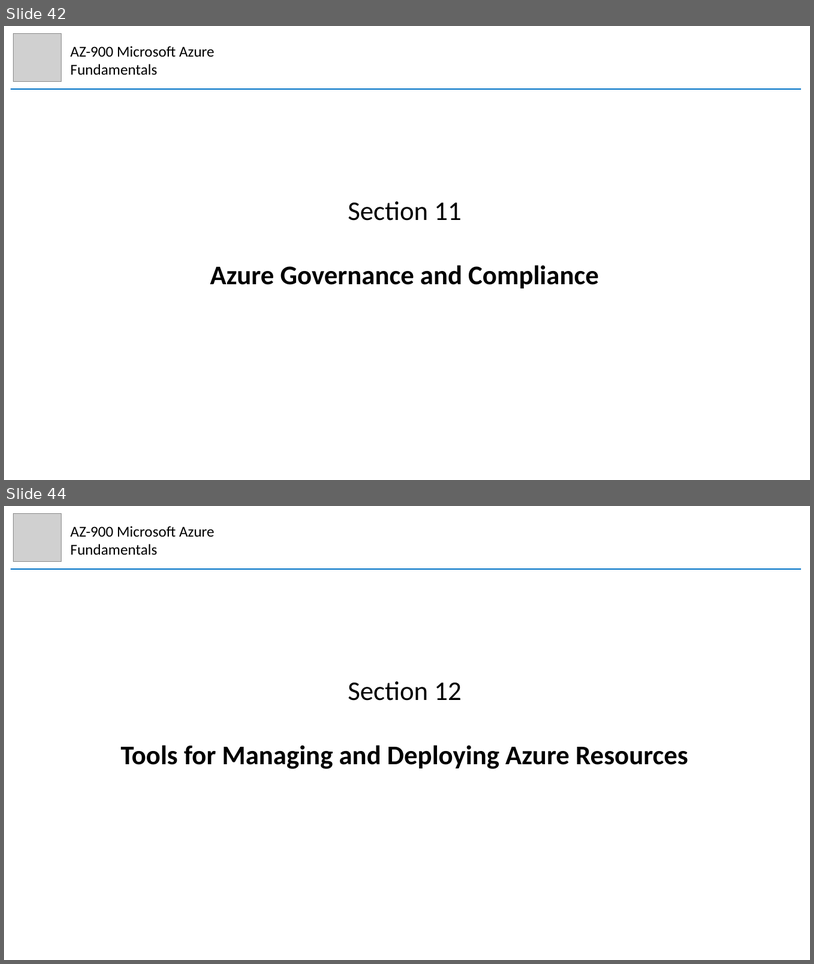
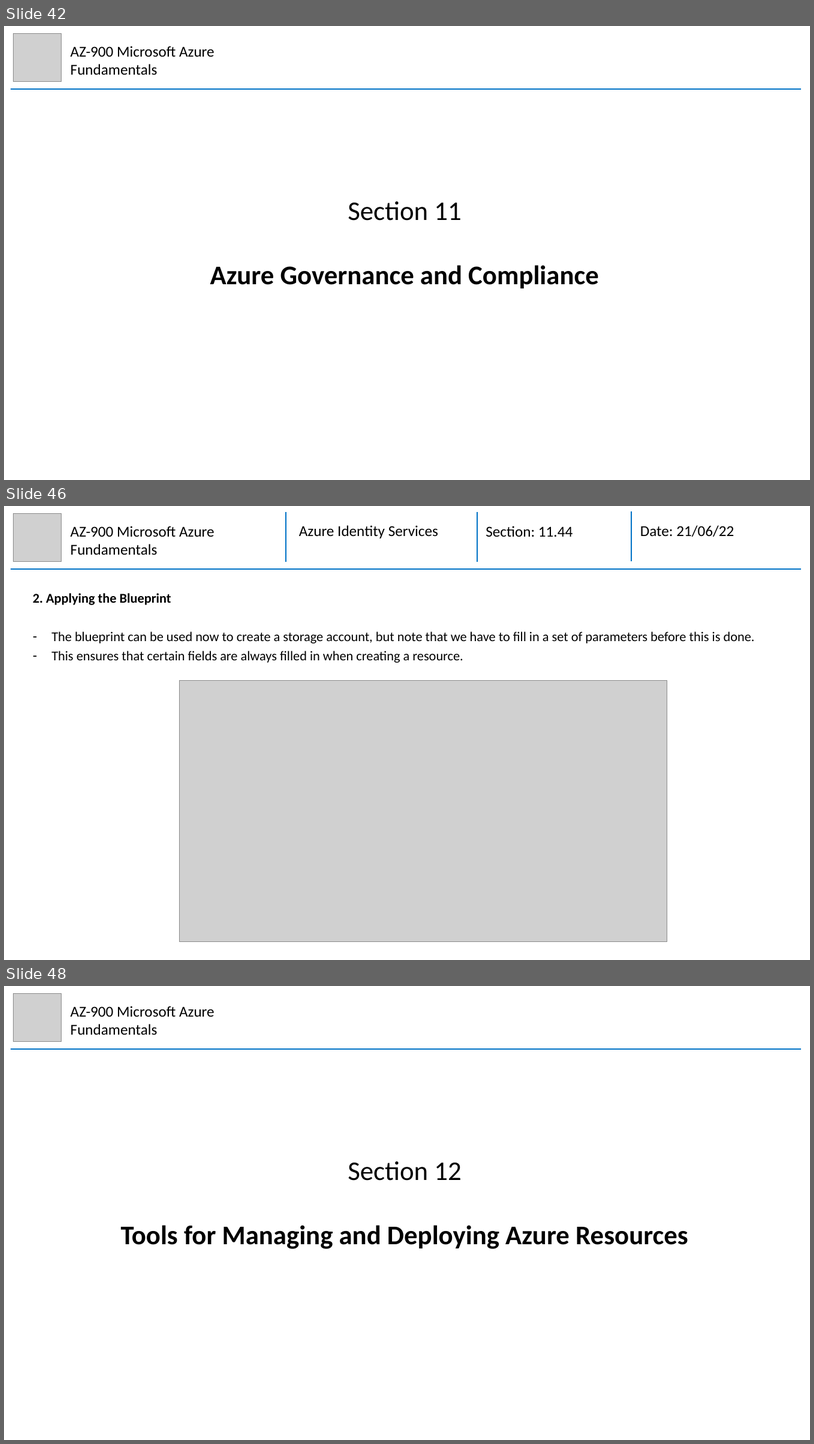
Before and after one commit to mhaythornthwaite/Testing_ML_Algorithms, a slide deck: Azure_AZ-900_Fundamentals/MJH_AZ-900_Azure_Fundamentals_Notes.pptx. Shown one above the other, each under a label of ours: slides 42 and 44 before the commit, slides 42, 46 and 48 after it; the slides between them are not shown. The pictures are 814x964 and 814x1444 pixels, drawn with LibreOffice and Linux fonts; fonts in the diff are those of the drawing; grey boxes stand for pictures. Boxes give left, top, right and bottom in pixels: in the first picture for what was removed or moved away, otherwise in the second. Text is boxed around its words. In the diff, an @@ line names an element or a change of style, - is before the commit and + after.

Commit message:
Azure AZ-900 Section 11

```diff
--- a/Azure_AZ-900_Fundamentals/MJH_AZ-900_Azure_Fundamentals_Notes.pptx
+++ b/Azure_AZ-900_Fundamentals/MJH_AZ-900_Azure_Fundamentals_Notes.pptx
@@ slide 46 added at box(4, 506, 810, 960), background #FFFFFF @@
@@ picture added at box(14, 513, 62, 561) @@
@@ group added at box(11, 511, 801, 570): 4 lines, 3 texts @@
+Azure Identity Services
+Section: 11.44
+Date: 21/06/22
@@ text added at box(71, 526, 215, 555), 18 pt, text #000000 @@
+AZ-900 Microsoft Azure Fundamentals
@@ text added at box(33, 593, 755, 663), 16 pt, text #000000 @@
+2. Applying the Blueprint
+– The blueprint can be used now to create a storage account, but note that we have to fill in a set of parameters before this is done.
+– This ensures that certain fields are always filled in when creating a resource.
@@ picture added at box(179, 680, 667, 942) @@
@@ what was slide 44 is now slide 48 @@
```
Also in this commit, not shown: 1 slide changed, 3 other slides added.
